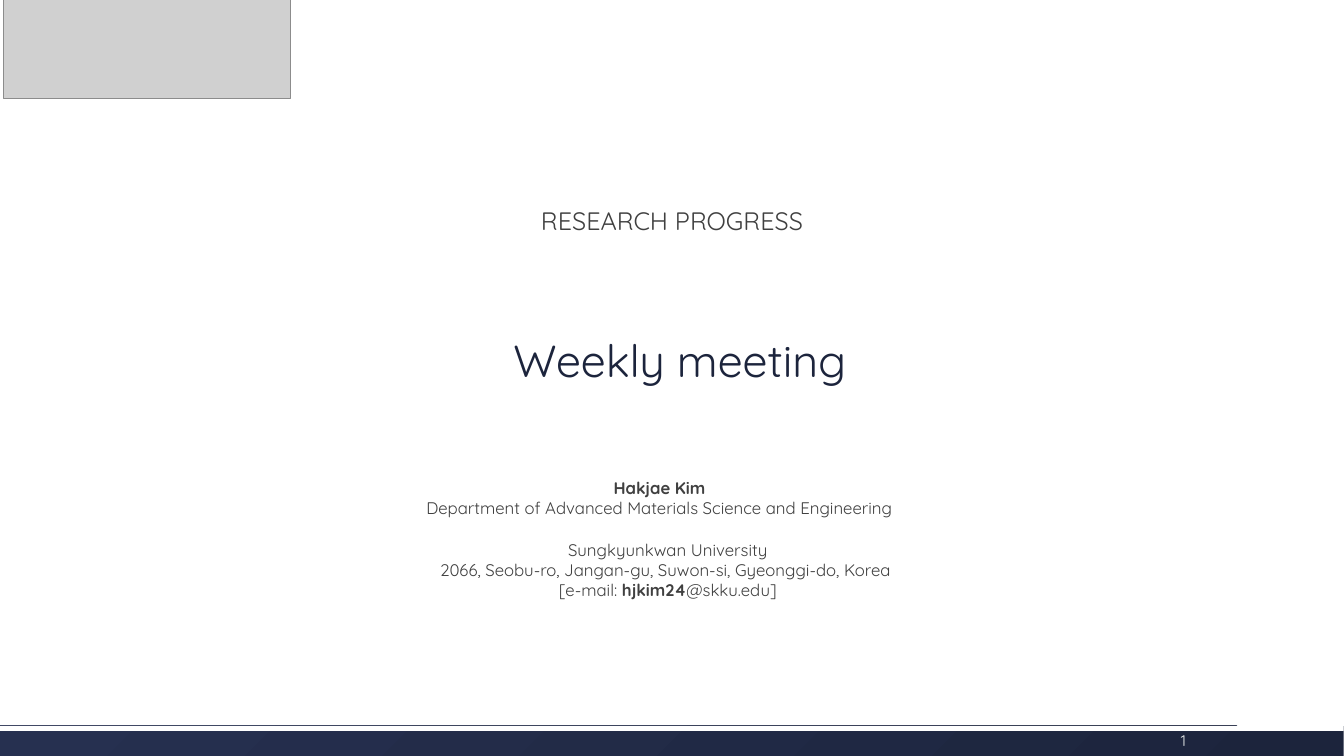
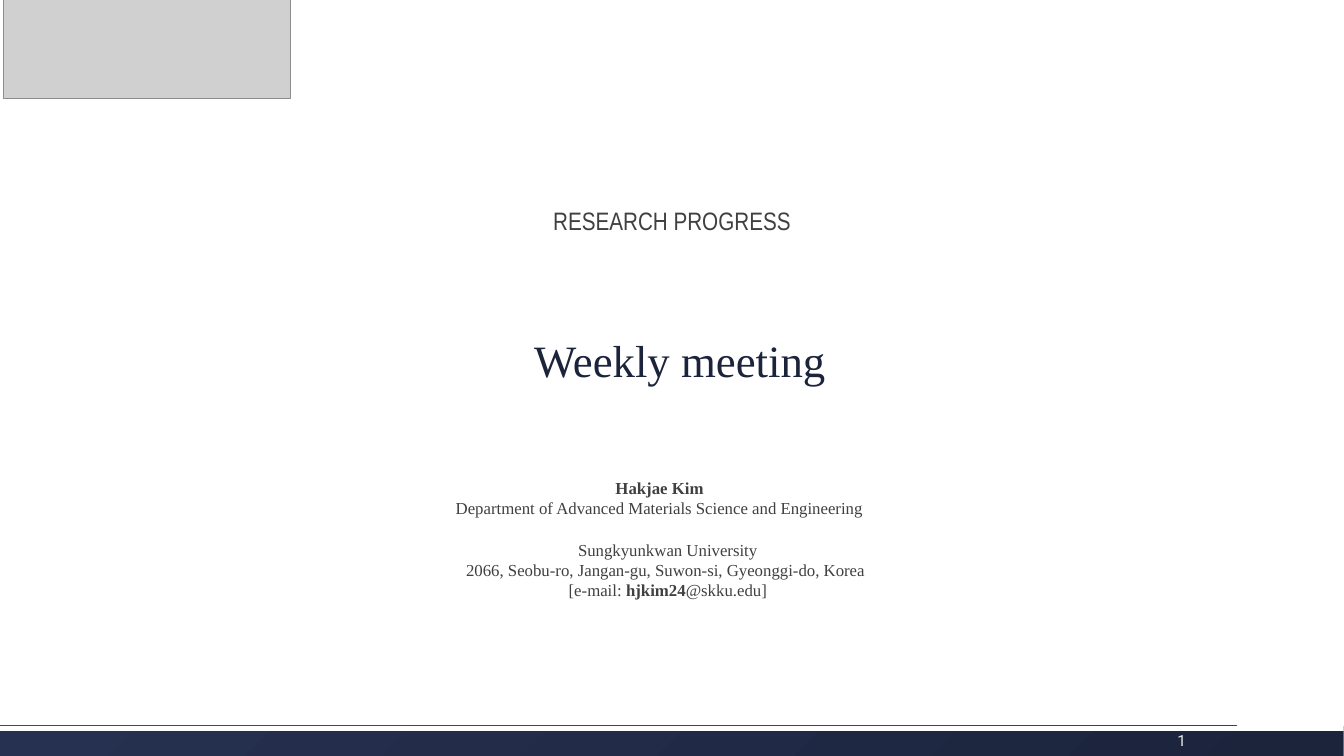
Before and after one commit to hjkim24/RADP, a slide deck: slide 1 of ppt/template/radp-progress-template.pptx. Drawn at 1344x756 pixels with LibreOffice and Linux fonts; fonts in the diff are those of the drawing; grey boxes stand for pictures. Boxes give left, top, right and bottom in pixels: in the first picture for what was removed or moved away, otherwise in the second. Text is boxed around its words. In the diff, an @@ line names an element or a change of style, - is before the commit and + after.

```diff
--- a/ppt/template/radp-progress-template.pptx
+++ b/ppt/template/radp-progress-template.pptx
@@ text "RESEARCH PROGRESS" at (553,212,791,231): font Quicksand to Arial Narrow @@
@@ font Quicksand to Times New Roman in 3 elements at (456,482,863,518), (466,544,865,600), (534,346,825,387) @@
@@ page number at (1177,735,1186,746): font Quicksand to Roboto @@
```
Also in this commit, not shown: 6 other slides changed, 1 slide added, 1 slide removed, 11 other files.
